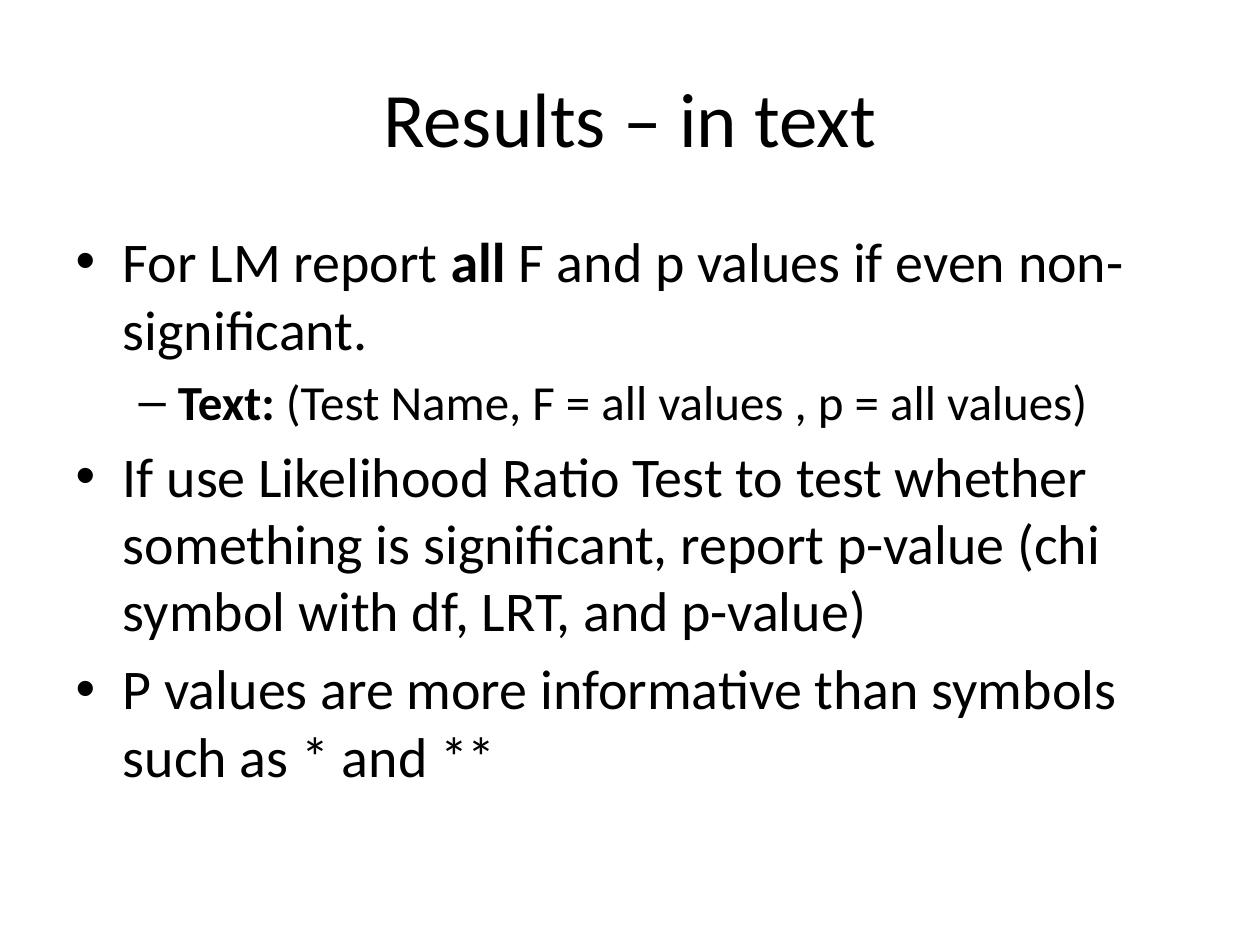
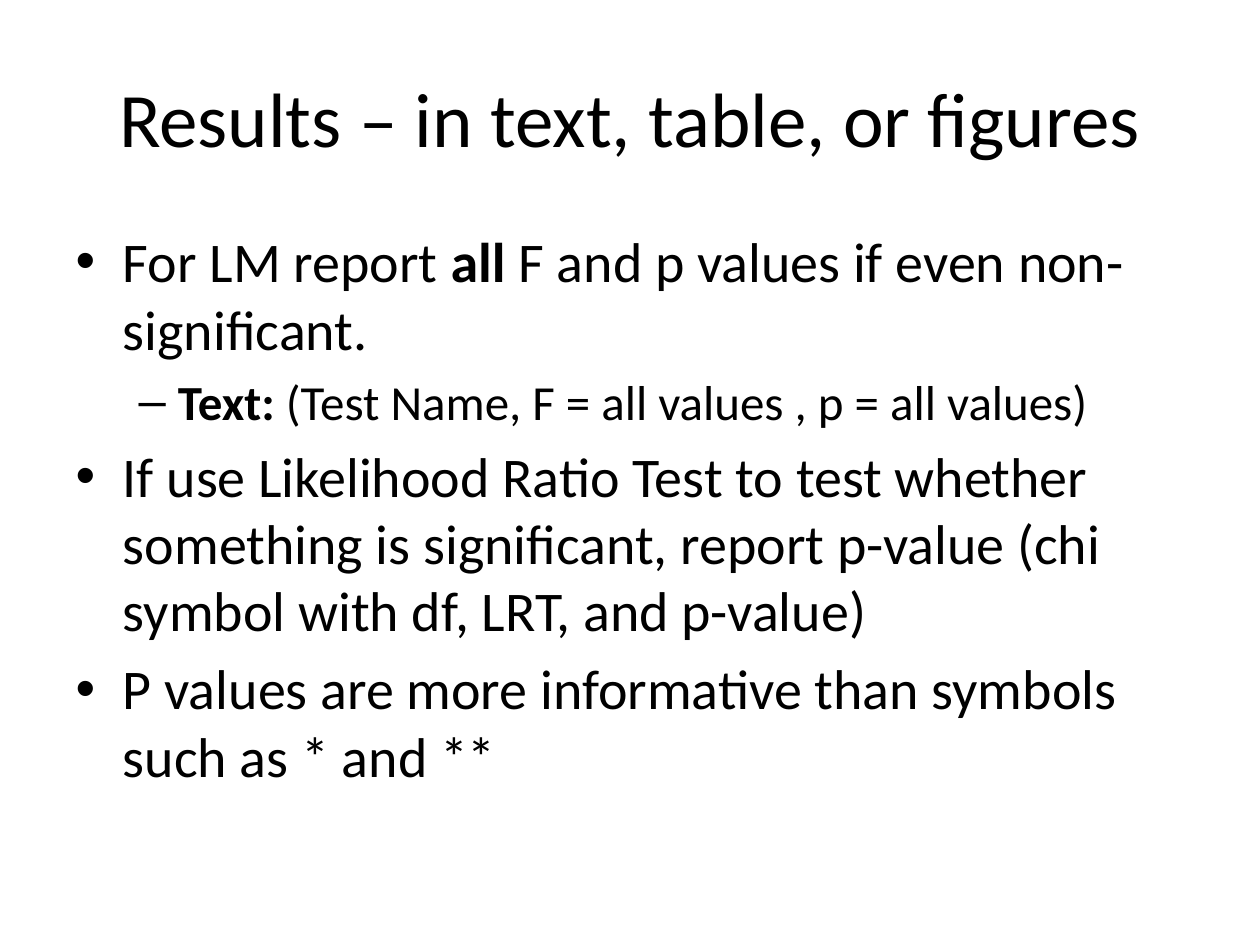
Before and after one commit to EEOB590A-Fall-2019/Course-Materials, a slide deck: slide 10 of 8. Writing a manuscript/what to include in a paper.pptx (slide 9 before the commit). Drawn at 1260x945 pixels with LibreOffice and Linux fonts; fonts in the diff are those of the drawing. Boxes give left, top, right and bottom in pixels: in the first picture for what was removed or moved away, otherwise in the second. Text is boxed around its words. In the diff, an @@ line names an element or a change of style, - is before the commit and + after.

```diff
--- a/8. Writing a manuscript/what to include in a paper.pptx
+++ b/8. Writing a manuscript/what to include in a paper.pptx
@@ title at bbox=[119, 93, 1140, 161]: text changed @@
-Results – in text
+Results – in text, table, or figures
```
Also in this commit, not shown: 6 other slides changed, 1 slide added.
